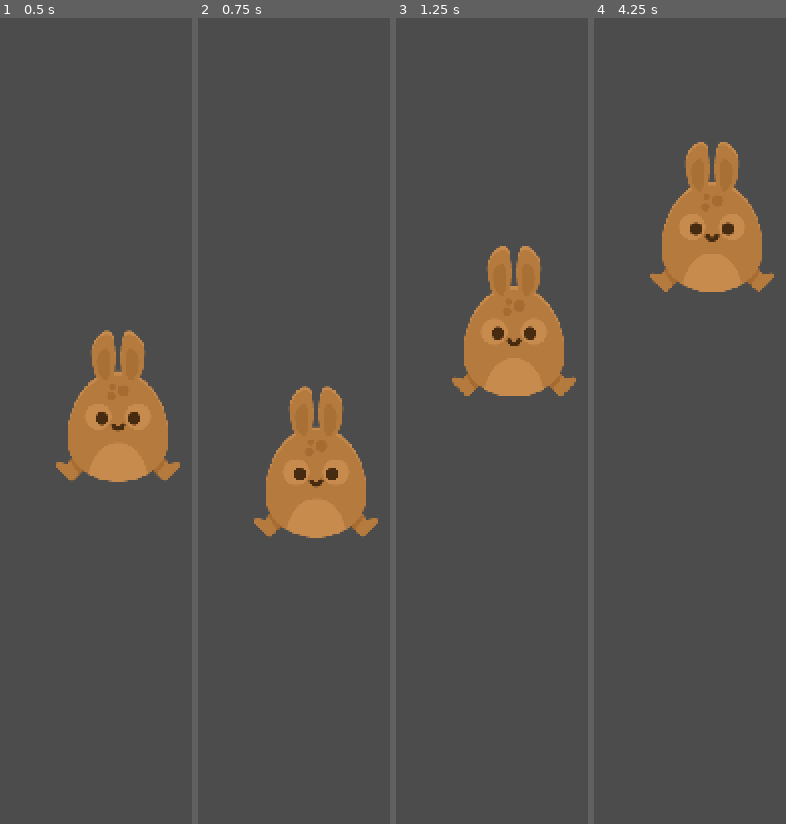
Above: before the commit, frames 1-4 (left to right).
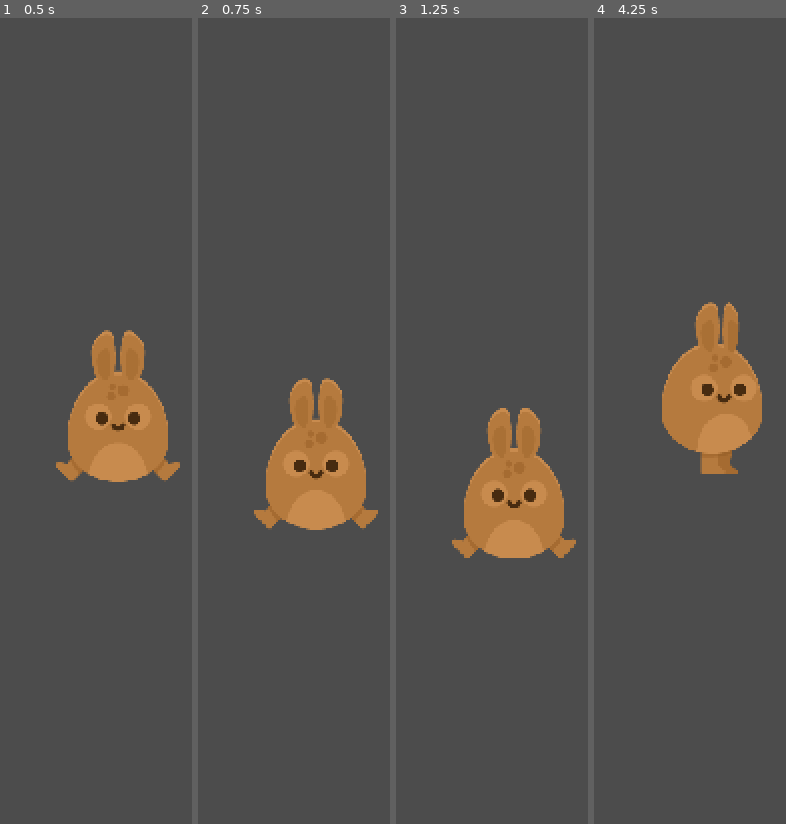
Above: after the commit, the same moments.

Repository: brunoyillli/Coelho-plataforma
Game: Godot game, scene res://scenes/test_area.tscn
The game is run twice, just before and just after one commit, with the same random seed, the same clock (stepped at 60 frames per second) and the same inputs.
Inputs (mouse positions are in pixels of both pictures, inside the frame that each line leads up to):
- Up to frame 1 (0.5 s): no input
- Up to frame 2 (0.75 s): move the mouse to (outside the picture) at 0.52 s; click (outside the picture) at 0.67 s
- Up to frame 3 (1.25 s): no input
- Up to frame 4 (4.25 s): move the mouse to (outside the picture) at 1.27 s; click (outside the picture) at 1.42 s; move the mouse to (outside the picture) at 2.02 s; click (outside the picture) at 2.17 s; move the mouse to (outside the picture) at 2.77 s; click (outside the picture) at 2.92 s; move the mouse to (outside the picture) at 3.52 s; click (outside the picture) at 3.67 s

Frame 1 is identical in both runs. In frame 2, 2.0% of the frame differs, in the area x 29-94%, y 44-65%; in frame 3, 15%, in the area x 29-94%, y 28-67%; in frame 4, 15%.

Commit message:
pulo suave

Diff:
--- a/scripts/player.gd
+++ b/scripts/player.gd
@@ -4,6 +4,7 @@
 const grav = 1500
 var velocity = Vector2(0, 0)
 var jump  = false
+var jump_release = false
 func _ready():
 	set_process_input(true)
 
@@ -16,12 +17,19 @@
 	if is_on_floor():
 		$sprite.play("walk")
 		if jump:
-			velocity.y = -800
+			velocity.y = -1000
 	else:
 		$sprite.play("jump")
+		if jump_release:
+			velocity.y *= .3
+
+
 	jump = false
+	jump_release = false
 
 func _input(event):
 	if event is InputEventScreenTouch:
 		if  event.is_pressed():
 			jump = true
+		else:
+			jump_release = true
